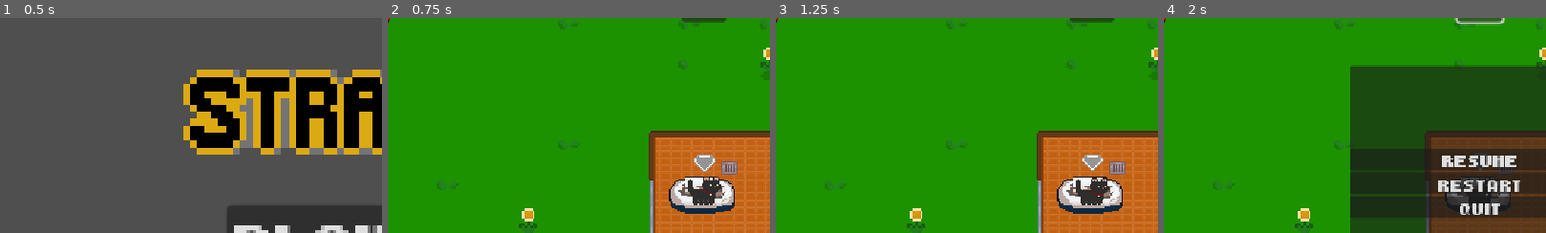
Above: before the commit, frames 1-4 (left to right).
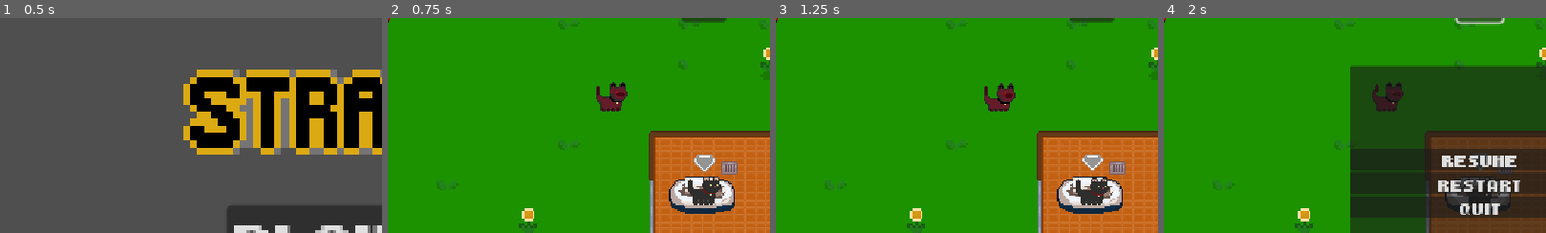
Above: after the commit, the same moments.

Repository: SaaWeathers/CS315-Project2
Game: Godot game, scene res://scenes/main_menu.tscn
Same seed, same stepped clock (60 frames per second), same inputs: the game is played once before the commit and once after it.
Inputs:
- Up to frame 1 (0.5 s): no input
- Up to frame 2 (0.75 s): click "Play" at 0.5 s
- Up to frame 3 (1.25 s): no input
- Up to frame 4 (2 s): click "II" at 1.25 s
The pictures show only the part of the screen within x 9-59%, y 11-61%; the shares and areas given below are measured in that part.

Frame 1 is identical in both runs. In frame 2, 0.7% of the frame differs, in the area x 54-63%, y 29-44%; in frame 3, 0.7%; in frame 4, 0.8%.

Commit message:
Player now takes damage and can die

Diff:
--- /dev/null
+++ b/enemy_animations.tres
@@ -0,0 +1,166 @@
+[gd_resource type="SpriteFrames" load_steps=23 format=3 uid="uid://drolaa75f1swd"]
+
+[ext_resource type="Texture2D" uid="uid://1pmnd8u7o8ay" path="res://assets/sprites/IdleCatd.png" id="1_oglqs"]
+[ext_resource type="Texture2D" uid="uid://vn02g25ms4vq" path="res://assets/sprites/JumpCatd.png" id="2_mgkb5"]
+
+[sub_resource type="AtlasTexture" id="AtlasTexture_p4ekp"]
+atlas = ExtResource("1_oglqs")
+region = Rect2(0, 0, 32, 32)
+
+[sub_resource type="AtlasTexture" id="AtlasTexture_jdwl5"]
+atlas = ExtResource("1_oglqs")
+region = Rect2(32, 0, 32, 32)
+
+[sub_resource type="AtlasTexture" id="AtlasTexture_nnvdl"]
+atlas = ExtResource("1_oglqs")
+region = Rect2(64, 0, 32, 32)
+
+[sub_resource type="AtlasTexture" id="AtlasTexture_br6gs"]
+atlas = ExtResource("1_oglqs")
+region = Rect2(96, 0, 32, 32)
+
+[sub_resource type="AtlasTexture" id="AtlasTexture_j0u7p"]
+atlas = ExtResource("1_oglqs")
+region = Rect2(128, 0, 32, 32)
+
+[sub_resource type="AtlasTexture" id="AtlasTexture_2xnkm"]
+atlas = ExtResource("1_oglqs")
+region = Rect2(160, 0, 32, 32)
+
+[sub_resource type="AtlasTexture" id="AtlasTexture_w48nc"]
+atlas = ExtResource("1_oglqs")
+region = Rect2(192, 0, 32, 32)
+
+[sub_resource type="AtlasTexture" id="AtlasTexture_gfhx7"]
+atlas = ExtResource("2_mgkb5")
+region = Rect2(0, 0, 32, 32)
+
+[sub_resource type="AtlasTexture" id="AtlasTexture_sc3c1"]
+atlas = ExtResource("2_mgkb5")
+region = Rect2(32, 0, 32, 32)
+
+[sub_resource type="AtlasTexture" id="AtlasTexture_h3f7n"]
+atlas = ExtResource("2_mgkb5")
+region = Rect2(64, 0, 32, 32)
+
+[sub_resource type="AtlasTexture" id="AtlasTexture_xt2vk"]
+atlas = ExtResource("2_mgkb5")
+region = Rect2(96, 0, 32, 32)
+
+[sub_resource type="AtlasTexture" id="AtlasTexture_ud70h"]
+atlas = ExtResource("2_mgkb5")
+region = Rect2(128, 0, 32, 32)
+
+[sub_resource type="AtlasTexture" id="AtlasTexture_hmfr5"]
+atlas = ExtResource("2_mgkb5")
+region = Rect2(160, 0, 32, 32)
+
+[sub_resource type="AtlasTexture" id="AtlasTexture_45ka0"]
+atlas = ExtResource("2_mgkb5")
+region = Rect2(192, 0, 32, 32)
+
+[sub_resource type="AtlasTexture" id="AtlasTexture_5x5v7"]
+atlas = ExtResource("2_mgkb5")
+region = Rect2(224, 0, 32, 32)
+
+[sub_resource type="AtlasTexture" id="AtlasTexture_ci7f4"]
+atlas = ExtResource("2_mgkb5")
+region = Rect2(256, 0, 32, 32)
+
+[sub_resource type="AtlasTexture" id="AtlasTexture_vj4xs"]
+atlas = ExtResource("2_mgkb5")
+region = Rect2(288, 0, 32, 32)
+
+[sub_resource type="AtlasTexture" id="AtlasTexture_8kihb"]
+atlas = ExtResource("2_mgkb5")
+region = Rect2(320, 0, 32, 32)
+
+[sub_resource type="AtlasTexture" id="AtlasTexture_iiaov"]
+atlas = ExtResource("2_mgkb5")
+region = Rect2(352, 0, 32, 32)
+
+[sub_resource type="AtlasTexture" id="AtlasTexture_hsphh"]
+atlas = ExtResource("2_mgkb5")
+region = Rect2(384, 0, 32, 32)
+
+[resource]
+animations = [{
+"frames": [{
+"duration": 1.0,
+"texture": SubResource("AtlasTexture_p4ekp")
+}, {
+"duration": 1.0,
+"texture": SubResource("AtlasTexture_jdwl5")
+}, {
+"duration": 1.0,
+"texture": SubResource("AtlasTexture_nnvdl")
+}, {
+"duration": 1.0,
+"texture": SubResource("AtlasTexture_br6gs")
+}, {
+"duration": 1.0,
+"texture": SubResource("AtlasTexture_j0u7p")
+}, {
+"duration": 1.0,
+"texture": SubResource("AtlasTexture_2xnkm")
+}, {
+"duration": 1.0,
+"texture": SubResource("AtlasTexture_w48nc")
+}],
+"loop": true,
+"name": &"idle",
+"speed": 10.0
+}, {
+"frames": [{
+"duration": 1.0,
+"texture": SubResource("AtlasTexture_gfhx7")
+}, {
+"duration": 1.0,
+"texture": SubResource("AtlasTexture_sc3c1")
+}, {
+"duration": 1.0,
+"texture": SubResource("AtlasTexture_sc3c1")
+}, {
+"duration": 1.0,
+"texture": SubResource("AtlasTexture_sc3c1")
+}, {
+"duration": 1.0,
+"texture": SubResource("AtlasTexture_h3f7n")
+}, {
+"duration": 1.0,
+"texture": SubResource("AtlasTexture_xt2vk")
+}, {
+"duration": 1.0,
+"texture": SubResource("AtlasTexture_ud70h")
+}, {
+"duration": 1.0,
+"texture": SubResource("AtlasTexture_hmfr5")
+}, {
+"duration": 1.0,
+"texture": SubResource("AtlasTexture_45ka0")
+}, {
+"duration": 1.0,
+"texture": SubResource("AtlasTexture_5x5v7")
+}, {
+"duration": 1.0,
+"texture": SubResource("AtlasTexture_ci7f4")
+}, {
+"duration": 1.0,
+"texture": SubResource("AtlasTexture_vj4xs")
+}, {
+"duration": 1.0,
+"texture": SubResource("AtlasTexture_8kihb")
+}, {
+"duration": 1.0,
+"texture": SubResource("AtlasTexture_iiaov")
+}, {
+"duration": 1.0,
+"texture": SubResource("AtlasTexture_hsphh")
+}, {
+"duration": 1.0,
+"texture": SubResource("AtlasTexture_gfhx7")
+}],
+"loop": false,
+"name": &"jump",
+"speed": 10.0
+}]
--- /dev/null
+++ b/scenes/enemy.gd
@@ -0,0 +1,15 @@
+extends Area2D
+
+
+
+
+func _ready() -> void:
+	pass
+
+func _process(delta: float) -> void:
+	pass
+
+
+func _on_body_entered(body: Node2D) -> void:
+	print("Hey You are taking damage")
+	pass # Replace with function body.
--- a/scenes/level_1.tscn
+++ b/scenes/level_1.tscn
@@ -7,7 +7,7 @@
 [ext_resource type="Texture2D" uid="uid://b5mi5jjttpf8p" path="res://assets/CatBedBlue.png" id="3_pa8r4"]
 [ext_resource type="TileSet" uid="uid://ccco3ohj1nnl1" path="res://nature_tile_set.tres" id="3_x2xxo"]
 [ext_resource type="Script" uid="uid://b64hml12qf8t7" path="res://scripts/character_body_2d.gd" id="5_pa8r4"]
-[ext_resource type="SpriteFrames" uid="uid://cqoe6r2p78phe" path="res://new_sprite_frames.tres" id="6_15mv3"]
+[ext_resource type="SpriteFrames" uid="uid://cqoe6r2p78phe" path="res://player_animations.tres" id="6_15mv3"]
 [ext_resource type="Texture2D" uid="uid://bt4tj5vtrkxp5" path="res://assets/food.png" id="6_fcfvj"]
 [ext_resource type="Script" uid="uid://5rjvvhjv226u" path="res://scripts/food.gd" id="6_pa8r4"]
 [ext_resource type="Texture2D" uid="uid://dyp3o01qkrnax" path="res://assets/player indicator.png" id="7_7nomh"]
@@ -18,6 +18,8 @@
 [ext_resource type="Texture2D" uid="uid://bntsr52thor4c" path="res://assets/pixil-layer-2.png" id="11_7gny6"]
 [ext_resource type="Texture2D" uid="uid://bnyeyeurgnghu" path="res://assets/pixil-layer-1.png" id="12_2aecg"]
 [ext_resource type="PackedScene" uid="uid://blq6rmpvi7eec" path="res://paused.tscn" id="17_1s4pk"]
+[ext_resource type="SpriteFrames" uid="uid://drolaa75f1swd" path="res://enemy_animations.tres" id="19_2cbcq"]
+[ext_resource type="Script" uid="uid://dka0cjv3uhuko" path="res://scenes/enemy.gd" id="19_isj1j"]
 
 [sub_resource type="RectangleShape2D" id="RectangleShape2D_fcfvj"]
 size = Vector2(50, 28)
@@ -71,6 +73,9 @@
 [sub_resource type="RectangleShape2D" id="RectangleShape2D_pa8r4"]
 size = Vector2(20, 13)
 
+[sub_resource type="RectangleShape2D" id="RectangleShape2D_2cbcq"]
+size = Vector2(17, 12)
+
 [node name="Level 1" type="Node2D"]
 script = ExtResource("1_4nkto")
 
@@ -234,13 +239,23 @@
 [node name="Paused" parent="UI" instance=ExtResource("17_1s4pk")]
 visible = false
 
-[node name="Enemy" type="CharacterBody2D" parent="."]
+[node name="Enemy" type="Area2D" parent="."]
+script = ExtResource("19_isj1j")
 
 [node name="CollisionShape2D" type="CollisionShape2D" parent="Enemy"]
-
-[node name="Sprite2D" type="Sprite2D" parent="Enemy"]
+position = Vector2(-0.5, 8)
+shape = SubResource("RectangleShape2D_2cbcq")
+
+[node name="AnimatedSprite2D" type="AnimatedSprite2D" parent="Enemy"]
+sprite_frames = ExtResource("19_2cbcq")
+animation = &"jump"
+autoplay = "idle"
+frame = 15
+frame_progress = 1.0
 
 [connection signal="body_entered" from="CatBed" to="." method="_on_cat_bed_body_entered"]
 [connection signal="body_entered" from="Food" to="." method="_on_food_body_entered"]
 [connection signal="body_entered" from="Food" to="Food" method="_on_body_entered"]
 [connection signal="pressed" from="UI/Pause" to="UI" method="_on_pause_pressed"]
+[connection signal="body_entered" from="Enemy" to="." method="_on_enemy_body_entered"]
+[connection signal="body_entered" from="Enemy" to="Enemy" method="_on_body_entered"]
--- a/scenes/player.tscn
+++ b/scenes/player.tscn
@@ -1,7 +1,7 @@
 [gd_scene load_steps=4 format=3 uid="uid://bfcmvaytl33w0"]
 
-[ext_resource type="Script" uid="uid://dstluxop62v6p" path="res://scenes/character_body_2d.gd" id="1_g2els"]
-[ext_resource type="SpriteFrames" uid="uid://cqoe6r2p78phe" path="res://new_sprite_frames.tres" id="2_qhqgy"]
+[ext_resource type="Script" path="res://scenes/character_body_2d.gd" id="1_g2els"]
+[ext_resource type="SpriteFrames" uid="uid://cqoe6r2p78phe" path="res://player_animations.tres" id="2_qhqgy"]
 
 [sub_resource type="RectangleShape2D" id="RectangleShape2D_3vyb7"]
 size = Vector2(21, 19)
--- a/scripts/character_body_2d.gd
+++ b/scripts/character_body_2d.gd
@@ -4,7 +4,6 @@
 const SPEED = 100.0
 
 @export var facing = 1
-
 
 func _physics_process(delta: float) -> void:
 
@@ -29,5 +28,8 @@
 		$AnimatedSprite2D.play("idle")
 		pass
 
+	move_and_slide()
 
-	move_and_slide()
+func detect_death():
+	print("you died")
+	pass
--- a/scripts/level_1.gd
+++ b/scripts/level_1.gd
@@ -61,8 +61,8 @@
 	health_bar.value = health
 	print(health)
 
-
-
+	if health <=- 0:
+		get_child(4).detect_death()
 
 func _on_cat_bed_body_entered(body: Node2D) -> void:
 	print("you are in bed")
@@ -71,3 +71,9 @@
 	if collected_cans == total_cans:
 			print("you have the right amount of cans")
 	pass # Replace with function body.
+
+
+func _on_enemy_body_entered(body: Node2D) -> void:
+	change_health()
+
+	pass # Replace with function body.
Renamed: new_sprite_frames.tres -> player_animations.tres
Not shown, added: scenes/enemy.gd.uid
Not shown: 1 places in scenes/level_1.tscn that only renumber resources
